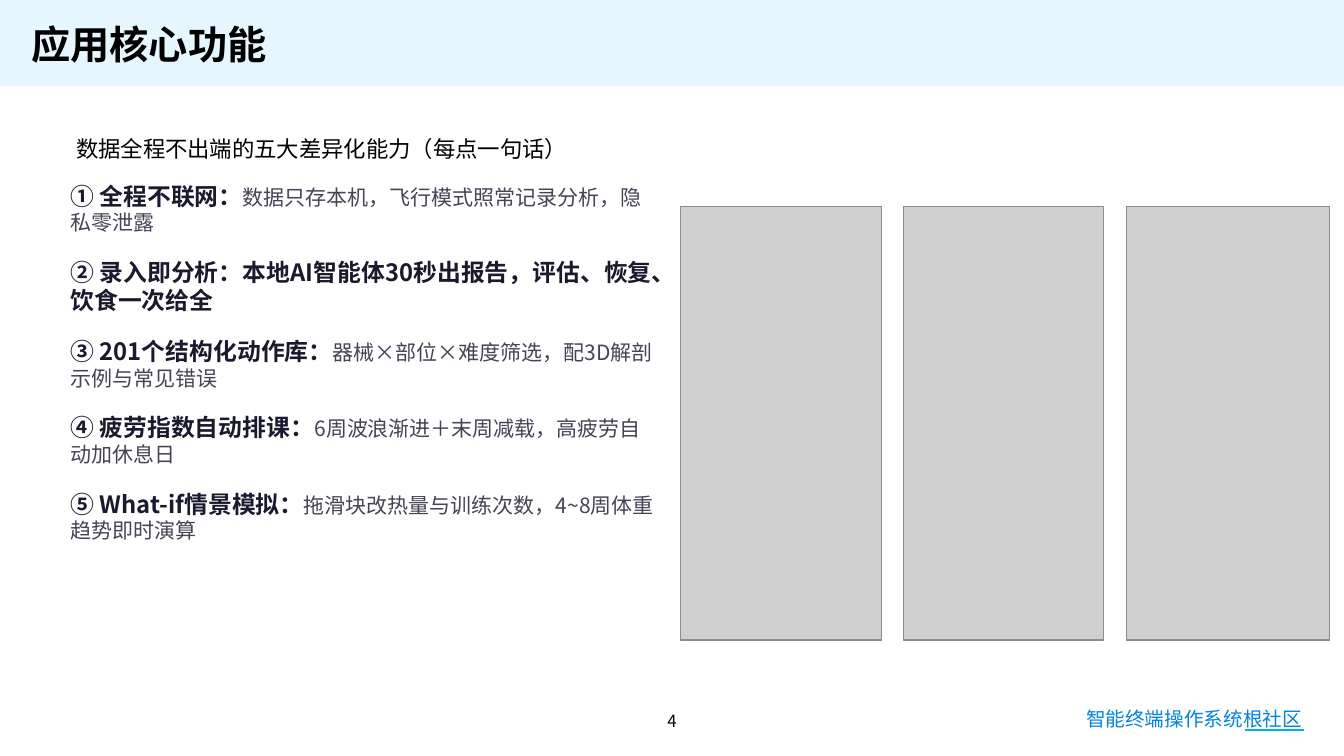
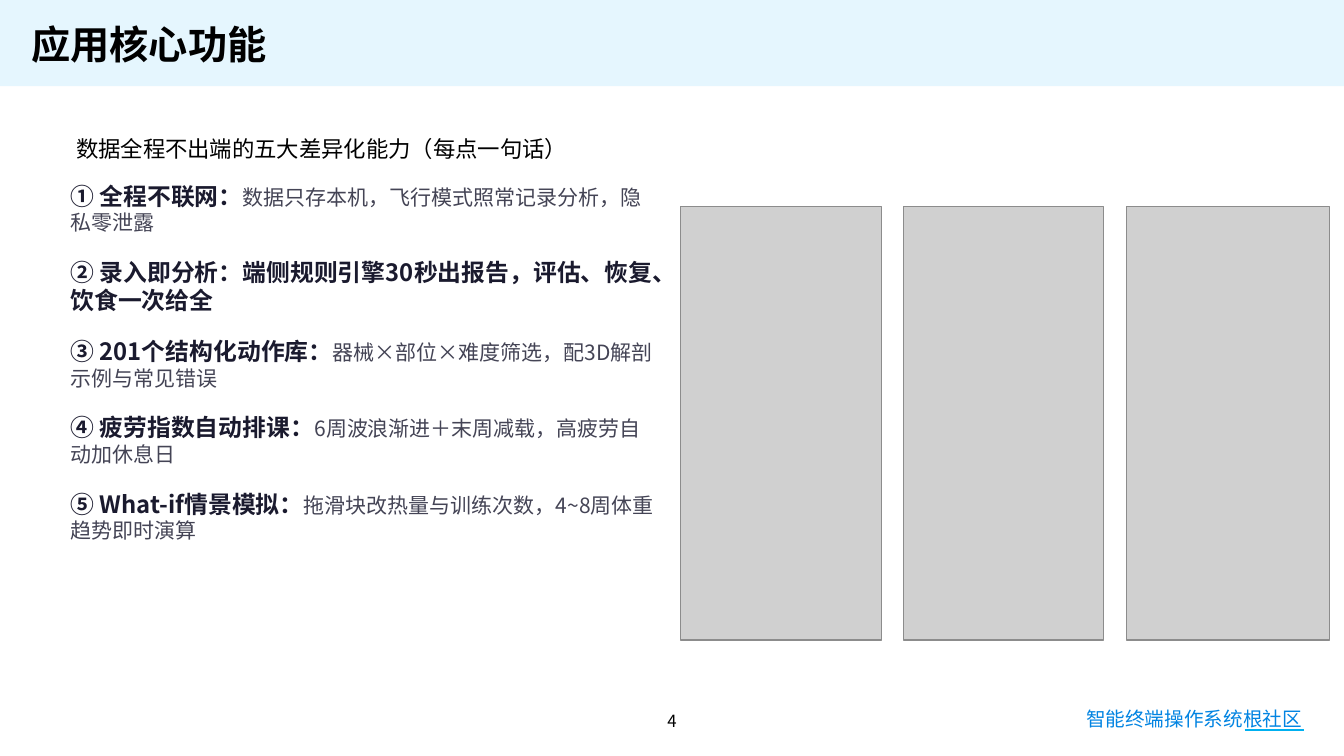
Before and after one commit to infinty420/SportHealthAgent, a slide deck: slide 4 of 提交材料/衡练_OH大赛提交PPT_内嵌演示视频.pptx. Drawn at 1344x756 pixels with LibreOffice and Linux fonts; fonts in the diff are those of the drawing; grey boxes stand for pictures; background and template pictures are left out. Boxes give left, top, right and bottom in pixels: in the first picture for what was removed or moved away, otherwise in the second. Text is boxed around its words. In the diff, an @@ line names an element or a change of style, - is before the commit and + after.

```diff
--- a/提交材料/衡练_OH大赛提交PPT_内嵌演示视频.pptx
+++ b/提交材料/衡练_OH大赛提交PPT_内嵌演示视频.pptx
@@ text at (70,260,677,311): text changed @@
-② 录入即分析：本地AI智能体30秒出报告，评估、恢复、饮食一次给全
+② 录入即分析：端侧规则引擎30秒出报告，评估、恢复、饮食一次给全
```
Also in this commit, not shown: 2 other slides changed, 2 other files.
